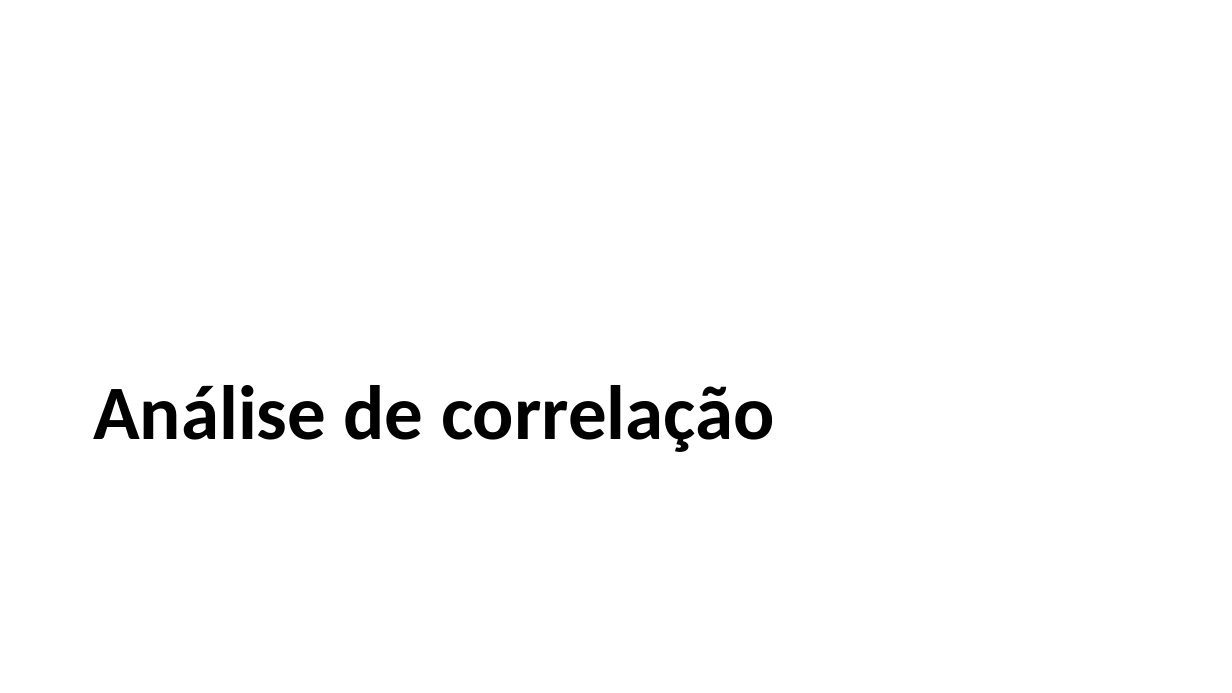
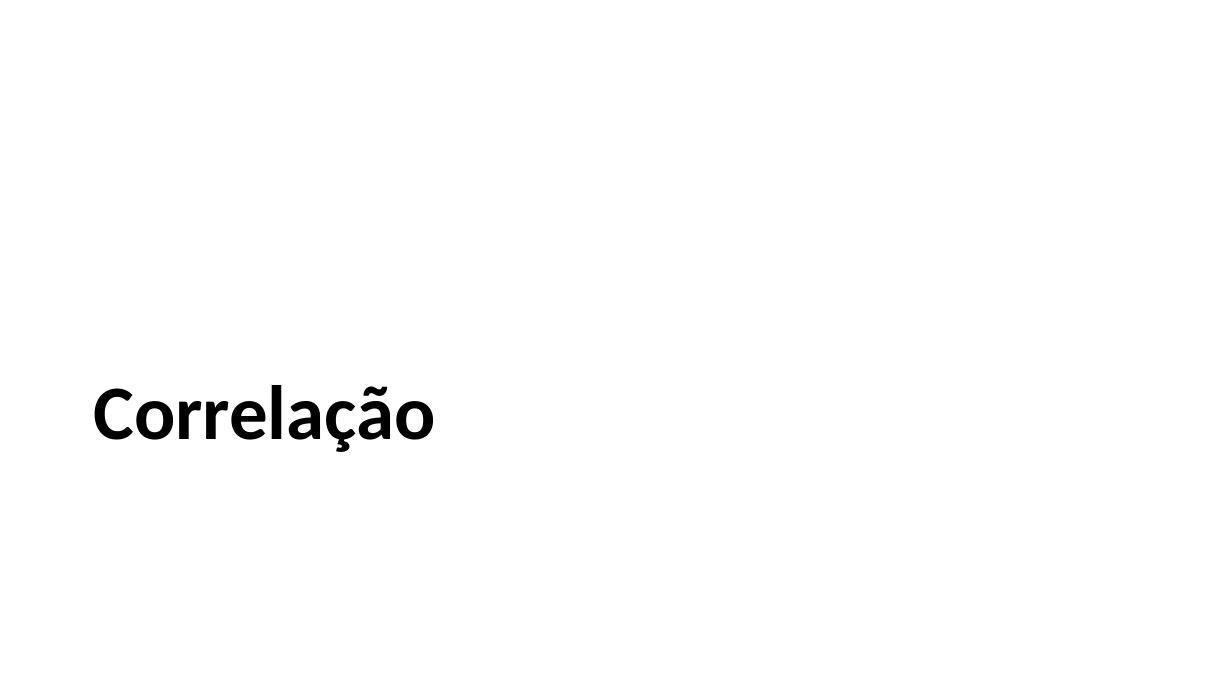
Before and after one commit to FerreiraAS/Ciencia-com-R, a slide deck: slide 54 of Ciência-com-R.pptx. Drawn at 1232x693 pixels with LibreOffice and Linux fonts; fonts in the diff are those of the drawing. Boxes give left, top, right and bottom in pixels: in the first picture for what was removed or moved away, otherwise in the second. Text is boxed around its words. In the diff, an @@ line names an element or a change of style, - is before the commit and + after.

```diff
--- a/Ciência-com-R.pptx
+++ b/Ciência-com-R.pptx
@@ title at box(93, 385, 436, 452): text changed @@
-Análise de correlação
+Correlação
```
Also in this commit, not shown: 4 other slides changed, 46 other files.
